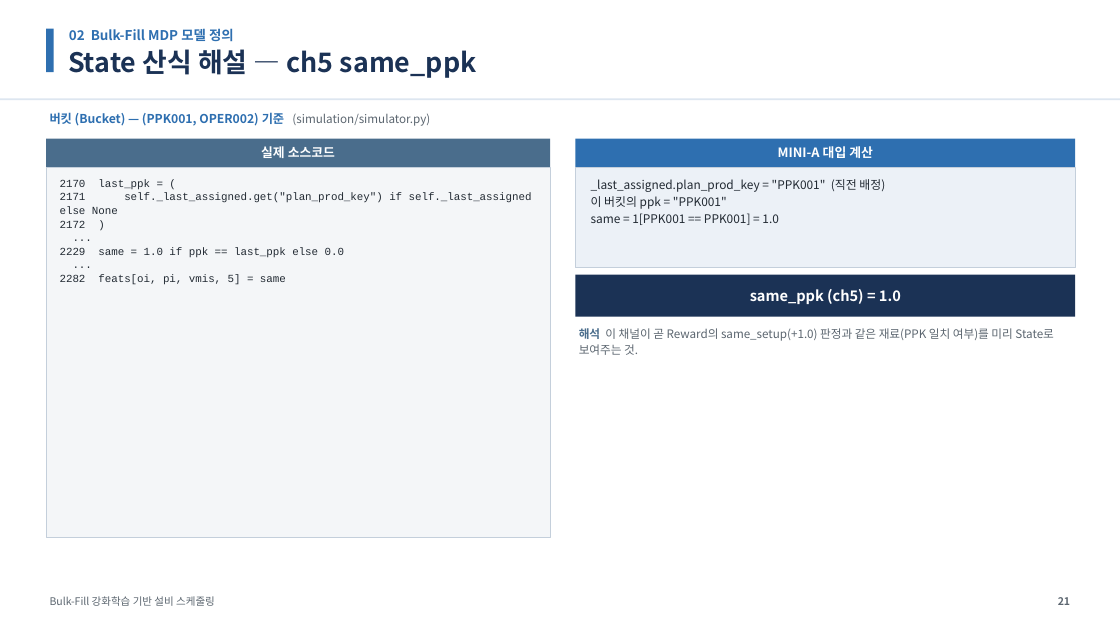
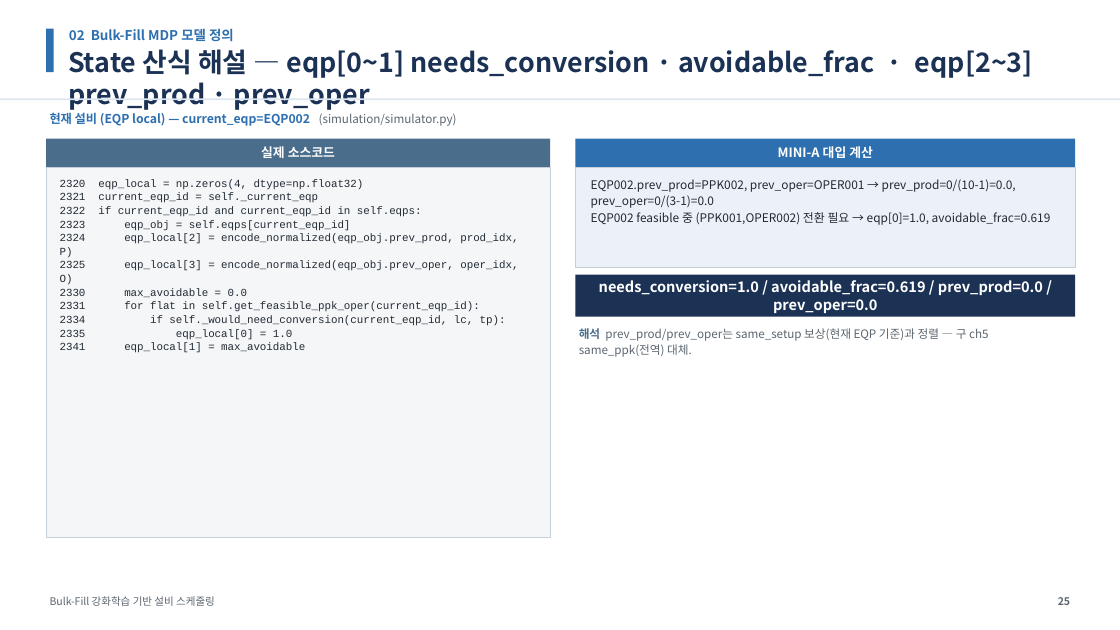
Before and after one commit to relighting123/pjt_scheduling, a slide deck: slide 25 of docs/BulkFill_스케줄링_발표자료.pptx (slide 21 before the commit). Drawn at 1120x630 pixels with LibreOffice and Linux fonts; fonts in the diff are those of the drawing. Boxes give left, top, right and bottom in pixels: in the first picture for what was removed or moved away, otherwise in the second. Text is boxed around its words. In the diff, an @@ line names an element or a change of style, - is before the commit and + after.

```diff
--- a/docs/BulkFill_스케줄링_발표자료.pptx
+++ b/docs/BulkFill_스케줄링_발표자료.pptx
@@ text at <box>68,49,1033,110</box>: text changed @@
-State 산식 해설 — ch5 same_ppk
+State 산식 해설 — eqp[0~1] needs_conversion · avoidable_frac · eqp[2~3] prev_prod · prev_oper
@@ text at <box>50,112,457,126</box>: text changed @@
-버킷 (Bucket) — (PPK001, OPER002) 기준 (simulation/simulator.py)
+현재 설비 (EQP local) — current_eqp=EQP002 (simulation/simulator.py)
@@ text at <box>60,179,518,353</box>: text changed @@
-2170 last_ppk = (
-2171 self._last_assigned.get("plan_prod_key") if self._last_assigned else None
-2172 )
-...
-2229 same = 1.0 if ppk == last_ppk else 0.0
-...
-2282 feats[oi, pi, vmis, 5] = same
+2320 eqp_local = np.zeros(4, dtype=np.float32)
+2321 current_eqp_id = self._current_eqp
+2322 if current_eqp_id and current_eqp_id in self.eqps:
+2323 eqp_obj = self.eqps[current_eqp_id]
+2324 eqp_local[2] = encode_normalized(eqp_obj.prev_prod, prod_idx, P)
+2325 eqp_local[3] = encode_normalized(eqp_obj.prev_oper, oper_idx, O)
+2330 max_avoidable = 0.0
+2331 for flat in self.get_feasible_ppk_oper(current_eqp_id):
+2334 if self._would_need_conversion(current_eqp_id, lc, tp):
+2335 eqp_local[0] = 1.0
+2341 eqp_local[1] = max_avoidable
@@ text at <box>591,179,1051,225</box>: text changed @@
-_last_assigned.plan_prod_key = "PPK001" (직전 배정)
-이 버킷의 ppk = "PPK001"
-same = 1[PPK001 == PPK001] = 1.0
+EQP002.prev_prod=PPK002, prev_oper=OPER001 → prev_prod=0/(10-1)=0.0, prev_oper=0/(3-1)=0.0
+EQP002 feasible 중 (PPK001,OPER002) 전환 필요 → eqp[0]=1.0, avoidable_frac=0.619
@@ text at <box>599,280,1043,313</box>: text changed @@
-same_ppk (ch5) = 1.0
+needs_conversion=1.0 / avoidable_frac=0.619 / prev_prod=0.0 / prev_oper=0.0
@@ text at <box>579,328,988,357</box>: text changed @@
-해석 이 채널이 곧 Reward의 same_setup(+1.0) 판정과 같은 재료(PPK 일치 여부)를 미리 State로 보여주는 것.
+해석 prev_prod/prev_oper는 same_setup 보상(현재 EQP 기준)과 정렬 — 구 ch5 same_ppk(전역) 대체.
@@ text at <box>1058,597,1070,605</box>: text changed @@
-21
+25
```
Also in this commit, not shown: 49 other slides changed, 3 slides removed, 8 other files.
